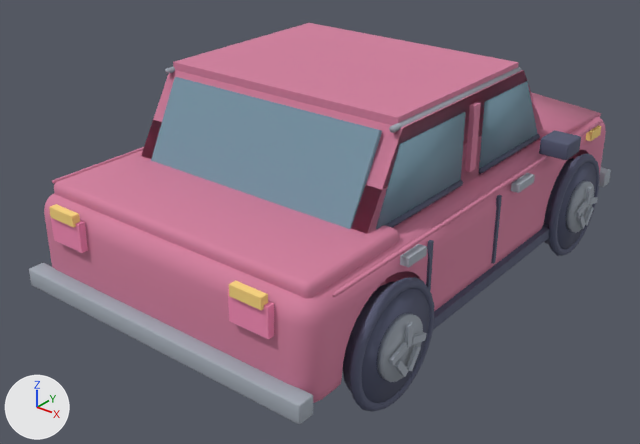
The FBX model Assets/Festival/Art/Resources/FestivalCampCar.fbx: old version first, new version second.
Before and after are seen from a 50 mm lens placed at (4.39, -5.98, 3.94), pointed at (-0.1, -0.37, 0.46). Every picture has the same lights, and +X, +Y and +Z are marked at lower left. The picture after the commit comes second.

Objects in the first picture: 'FestivalCampCar AutoGlass__AutoGlass', 'FestivalCampCar Dark__Dark', 'FestivalCampCar Gold__Gold', 'FestivalCampCar Metal__Metal', 'FestivalCampCar PaintRose__PaintRose', 'FestivalCampCar Rose__Rose'.
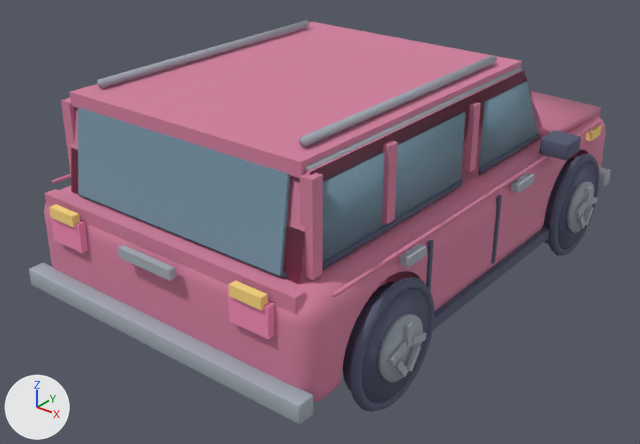
What differs and where, as boxes [x1, y1, x2, y2] in the pictures (640 x 444 px; the box of a moved part takes in the faces that stretch with it):
'FestivalCampCar PaintRose__PaintRose', reshaped
    before: [44, 23, 606, 403]
    after: [44, 22, 606, 403]
'FestivalCampCar AutoGlass__AutoGlass', reshaped (19% wider, 28% taller)
    before: [151, 77, 537, 229]
    after: [78, 81, 537, 276]
'FestivalCampCar Metal__Metal', reshaped
    before: [29, 67, 611, 424]
    after: [29, 20, 611, 424]
'FestivalCampCar Rubber__Rubber', added
    after: [79, 195, 286, 279]
part 1 of me_festivalcampcar_paintrose__paintrose, added (pink)
    after: [70, 22, 522, 178]
part 2 of me_festivalcampcar_paintrose__paintrose, added (pink)
    after: [45, 189, 305, 314]
part 3 of me_festivalcampcar_paintrose__paintrose, added (pink)
    after: [61, 98, 74, 173]
part 4 of me_festivalcampcar_paintrose__paintrose, added
    after: [382, 141, 398, 224]
part 5 of me_festivalcampcar_paintrose__paintrose, added (pink)
    after: [300, 173, 323, 280]
part 6 of me_festivalcampcar_paintrose__paintrose, deleted (pink)
    before: [54, 150, 399, 299]
part 7 of me_festivalcampcar_paintrose__paintrose, moved or reshaped
    before: [531, 92, 601, 141]
    after: [531, 91, 601, 139]
part 8 of me_festivalcampcar_paintrose__paintrose, moved or reshaped
    before: [141, 70, 543, 234]
    after: [71, 70, 542, 284]
part 9 of me_festivalcampcar_metal__metal, added
    after: [97, 20, 309, 88]
part 10 of me_festivalcampcar_metal__metal, added
    after: [299, 55, 497, 147]
part 11 of me_festivalcampcar_metal__metal, added
    after: [118, 245, 176, 281]
part 12 of me_festivalcampcar_metal__metal, moved or reshaped (not visible afterwards)
    before: [165, 67, 175, 74]
part 13 of me_festivalcampcar_metal__metal, moved or reshaped
    before: [389, 67, 522, 133]
    after: [305, 67, 522, 171]
part 14 of me_festivalcampcar_autoglass__autoglass, moved or reshaped
    before: [151, 77, 382, 229]
    after: [78, 107, 291, 276]
part 15 of me_festivalcampcar_autoglass__autoglass, moved or reshaped
    before: [376, 112, 466, 229]
    after: [323, 112, 466, 262]

What changed in the scene script:
```text
Change me_festivalcampcar_paintrose__paintrose:
    remove me_festivalcampcar_paintrose__paintrose.from_pydata(...)  # 532 vertices, 406 faces; spans x -1.46..1.46, y -2.38..2.38, z -0.43..1.25
    add me_festivalcampcar_paintrose__paintrose.from_pydata(...)  # 476 vertices, 338 faces; spans x -1.46..1.46, y -2.38..2.38, z -0.43..1.25
    me_festivalcampcar_paintrose__paintrose part 1: a new loose piece, a box spanning x -1.13..1.13, y -2.11..0.81, z 1.14..1.25, in mat_festivalpaintrose (pink #d37e9e)
    me_festivalcampcar_paintrose__paintrose part 2: a new loose piece, a box spanning x -1.285..1.285, y -2.35..-2.25, z 0.33..0.45, in mat_festivalpaintrose (pink #d37e9e)
    me_festivalcampcar_paintrose__paintrose part 3: a new loose piece, a box spanning x -1.24..-1.14, y -2.12..-2.02, z 0.46..1.16, in mat_festivalpaintrose (pink #d37e9e)
    me_festivalcampcar_paintrose__paintrose part 4: a new loose piece, a box spanning x 1.15..1.23, y -1.28..-1.18, z 0.535..1.125, in mat_festivalpaintrose (pink #d37e9e)
    me_festivalcampcar_paintrose__paintrose part 5: a new loose piece, a box spanning x 1.14..1.24, y -2.12..-2.02, z 0.46..1.16, in mat_festivalpaintrose (pink #d37e9e)
    me_festivalcampcar_paintrose__paintrose part 6: the loose piece of 96 vertices spanning x -1.32..1.32, y -2.26..-1.22, z 0.35..0.51 is deleted
    me_festivalcampcar_paintrose__paintrose part 7: 12 vertices moved from x -1.32..1.32, y 1.2..2.32, z 0.33..0.61 to x -1.31..1.31, y 1.2..2.31, z 0.39..0.57
    me_festivalcampcar_paintrose__paintrose part 8: 4 vertices moved from x -1.18..1.18, y -1.51..-1.05, z 0.4..1.18 to x -1.18..1.18, y -2.18..-2.07, z 0.4..1.18
    other edits to the shape of me_festivalcampcar_paintrose__paintrose do not show in these pictures
Change me_festivalcampcar_autoglass__autoglass:
    remove me_festivalcampcar_autoglass__autoglass.from_pydata(...)  # 48 vertices, 36 faces; spans x -1.22..1.19, y -2.56..0.27, z -0.36..0.34
    add me_festivalcampcar_autoglass__autoglass.from_pydata(...)  # 48 vertices, 36 faces; spans x -1.22..1.19, y -3.28..0.27, z -0.35..0.34
    me_festivalcampcar_autoglass__autoglass part 14: the loose piece of 8 vertices spanning x -1.04..1.04, y -2.56..-2.16, z -0.36..0.34 is scaled about its middle by (1, 0.272, 0.987), then moved by (0.0, -0.86, 0.0)
    me_festivalcampcar_autoglass__autoglass part 15: 4 of 48 vertices moved; they spanned x 1.17..1.19, y -2.42..-2.15, z -0.32..0.26 and now span x 1.17..1.19, y -3.11..-3.02, z -0.32..0.26; mean shift (0.0, -0.78, 0.0); largest move (1.19, -2.15, 0.26) -> (1.19, -3.02, 0.26)
    other edits to the shape of me_festivalcampcar_autoglass__autoglass do not show in these pictures
Change me_festivalcampcar_metal__metal:
    remove me_festivalcampcar_metal__metal.from_pydata(...)  # 528 vertices, 384 faces; spans x -0.16..3.08, y -2.88..2.13, z -0.86..0.85
    add me_festivalcampcar_metal__metal.from_pydata(...)  # 568 vertices, 410 faces; spans x -0.16..3.08, y -2.88..2.13, z -0.86..0.97
    me_festivalcampcar_metal__metal part 9: a new loose piece, an 8-sided cylinder along y spanning x 0.425..0.495, y -2.3..0.17, z 0.895..0.965, in mat_festivalmetal (grey #a4acb6)
    me_festivalcampcar_metal__metal part 10: a new loose piece, an 8-sided cylinder along y spanning x 2.425..2.495, y -2.3..0.17, z 0.895..0.965, in mat_festivalmetal (grey #a4acb6)
    me_festivalcampcar_metal__metal part 11: a new loose piece, a box spanning x 1.19..1.73, y -2.857..-2.803, z -0.09..-0.01, in mat_festivalmetal (grey #a4acb6)
    me_festivalcampcar_metal__metal part 12: 8 vertices moved from x 0.29..0.34, y -1.5, z 0.8..0.85 to x 0.29..0.34, y -2.44, z 0.8..0.85
    me_festivalcampcar_metal__metal part 13: 8 vertices moved from x 2.57..2.62, y -1.5, z 0.8..0.85 to x 2.57..2.62, y -2.44, z 0.8..0.85
Add ob_festivalcampcar_rubber__rubber:
    ob_festivalcampcar_rubber__rubber = bpy.data.objects.new('FestivalCampCar Rubber__Rubber', me_festivalcampcar_rubber__rubber)  # 32 vertices, 20 faces; spans x -1.06..1.06, y -0.03..0.03, z -0.03..0.17; in mat_festivalrubber (greyish blue #59616f)
    ob_festivalcampcar_rubber__rubber.location = (0.0, -2.17, 1.1)
```
